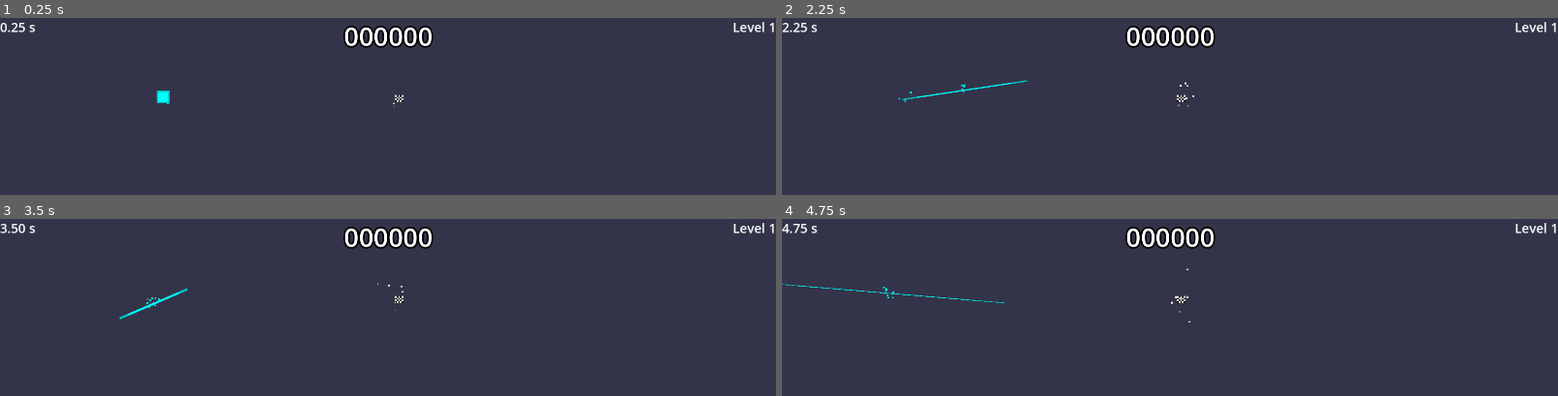
Above: before the commit, frames 1-4 (two rows, left to right).
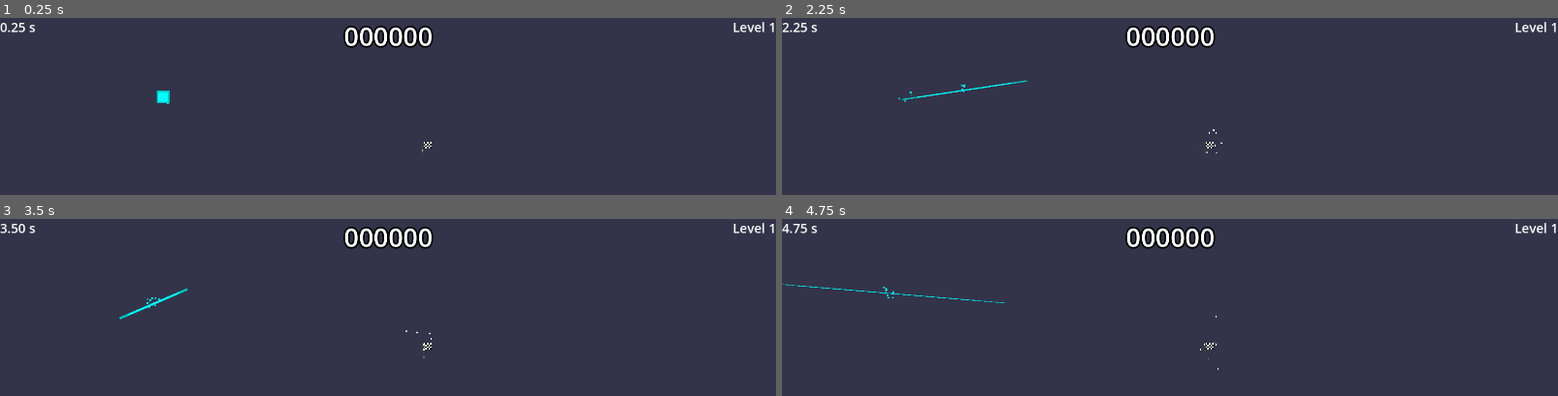
Above: after the commit, the same moments.

Repository: veprogames/gododger
Game: Godot game, scene res://level/level.tscn
Two runs of this game, one before a commit and one after it. Both use one fixed random seed, a clock stepped at 60 frames per second and the inputs below.
Inputs (mouse positions are in pixels of both pictures, inside the frame that each line leads up to):
- Up to frame 1 (0.25 s): no input
- Up to frame 2 (2.25 s): move the mouse to (outside the picture) at 0.52 s; move the mouse to (outside the picture) at 1.27 s; move the mouse to (outside the picture) at 2.02 s
- Up to frame 3 (3.5 s): move the mouse to (outside the picture) at 2.77 s
- Up to frame 4 (4.75 s): move the mouse to (outside the picture) at 3.52 s; move the mouse to (outside the picture) at 4.27 s

The runs differ from the first frame. In frame 1, less than 0.1% of the frame differs, in the area x 50-56%, y 43-78%; in frame 2, 0.1%, in the area x 50-57%, y 36-77%; in frame 3, 0.1%; in frame 4, 0.1%.

Commit message:
snapped spawn positions + padding

Diff:
--- a/enemyspawner/enemy_spawner.gd
+++ b/enemyspawner/enemy_spawner.gd
@@ -27,11 +27,12 @@
 		result.push_back(move)
 	return result
 
-func get_random_position() -> Vector2:
-	return Vector2(
-		randf_range(0, viewport.size.x),
-		randf_range(0, viewport.size.y)
+func get_random_position(padding: float = 0.0) -> Vector2:
+	var pos = Vector2(
+		randf_range(padding, viewport.size.x - padding),
+		randf_range(padding, viewport.size.y - padding)
 	) + viewport.position
+	return pos.snapped(Vector2.ONE * 8)
 
 func spawn_enemy():
 	var pos := get_random_position()
@@ -46,7 +47,7 @@
 func spawn_nextlevel():
 	var nextlevel := nextlevel_scene.instantiate() as NextLevel
 	if nextlevel:
-		nextlevel.position = get_random_position()
+		nextlevel.position = get_random_position(32)
 		emit_signal("node_spawned", nextlevel)
 
 func get_enemy_count() -> int:
